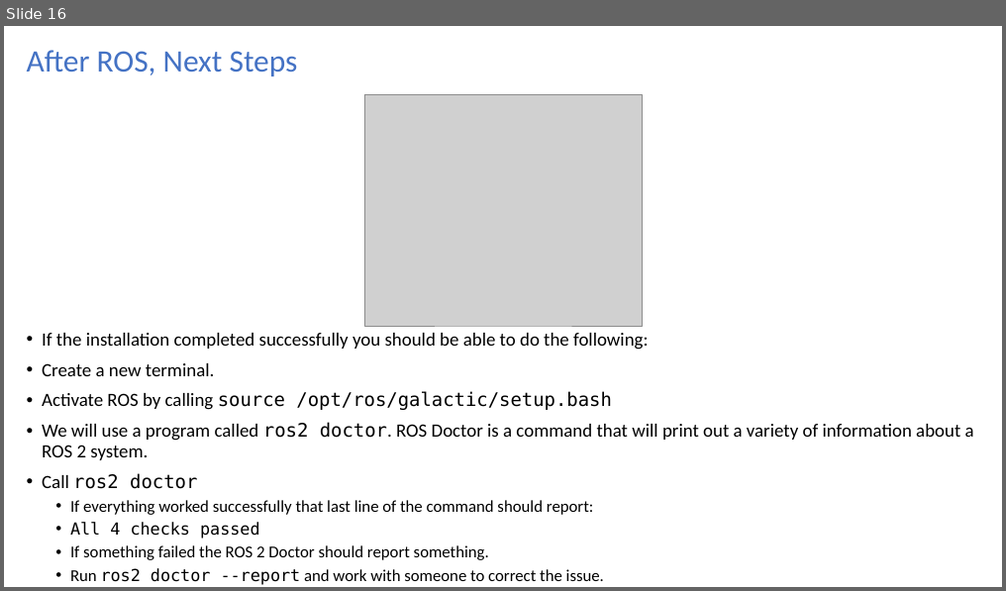
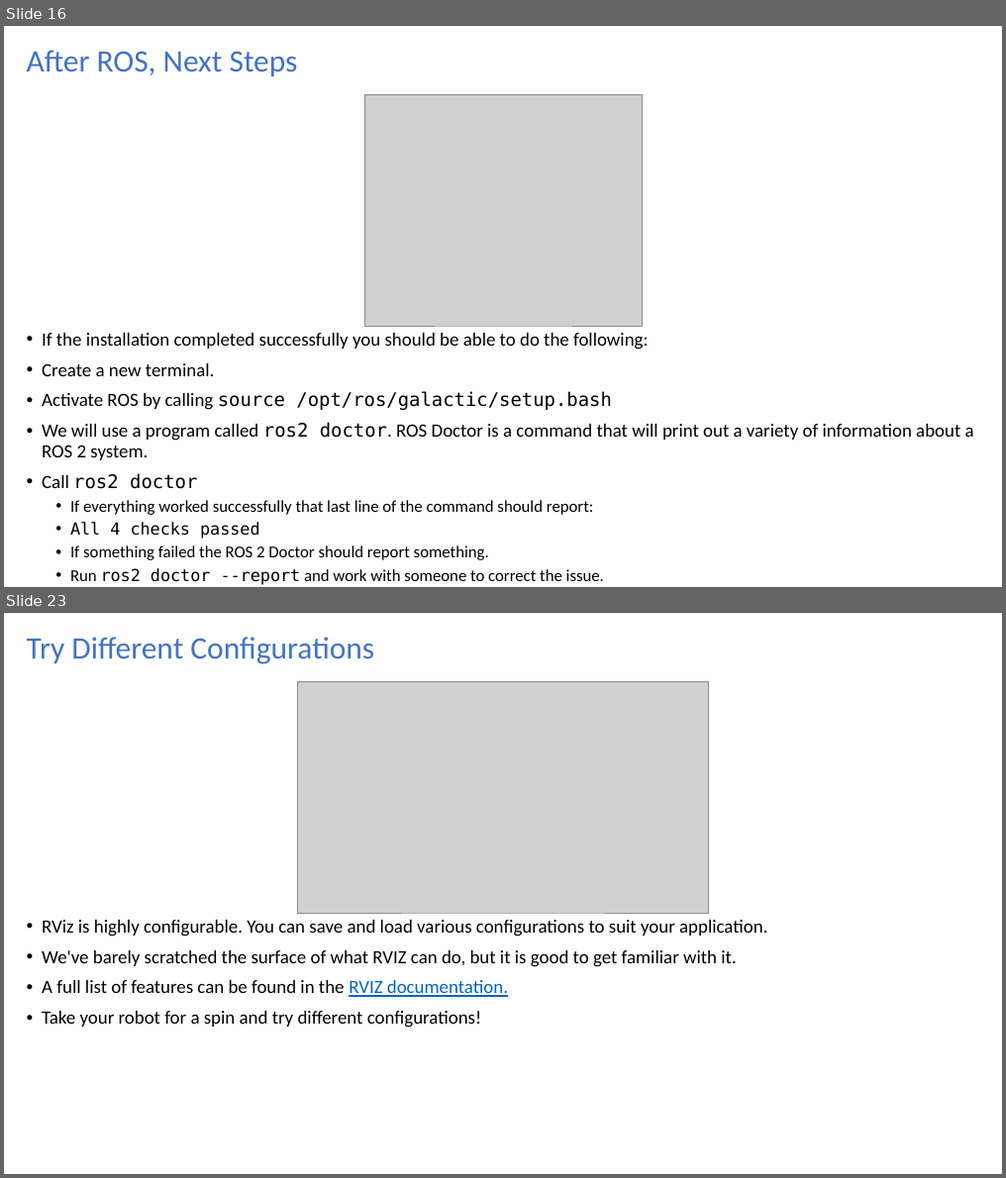
Before and after one commit to turtlebot/TurtleBot4Lessons, a slide deck: units/Unit00-TB4-Introduction/L02-TurtleBotIsGo/U00-L02-TurtleBotIsGo.ppt. Shown one above the other, each under a label of ours: slide 16 before the commit, slides 16 and 23 after it; the slides between them are not shown. The pictures are 1006x591 and 1006x1178 pixels, drawn with LibreOffice and Linux fonts; fonts in the diff are those of the drawing; grey boxes stand for pictures. Boxes give left, top, right and bottom in pixels: in the first picture for what was removed or moved away, otherwise in the second. Text is boxed around its words. In the diff, an @@ line names an element or a change of style, - is before the commit and + after.

```diff
--- a/units/Unit00-TB4-Introduction/L02-TurtleBotIsGo/U00-L02-TurtleBotIsGo.ppt
+++ b/units/Unit00-TB4-Introduction/L02-TurtleBotIsGo/U00-L02-TurtleBotIsGo.ppt
@@ slide 23 added at (4,613,1002,1174), background #FFFFFF @@
@@ title added at (27,637,374,664), 30 pt, text #4472C4 @@
+Try Different Configurations
@@ picture added at (297,682,709,913) @@
@@ text added at (42,920,767,1028), 18 pt, text #000000 @@
+• RViz is highly configurable. You can save and load various configurations to suit your application.
+• We've barely scratched the surface of what RVIZ can do, but it is good to get familiar with it.
+• A full list of features can be found in the RVIZ documentation.
+• Take your robot for a spin and try different configurations!
```
Also in this commit, not shown: 2 slides changed, 6 other slides added, 1 slide removed, 7 other files.
